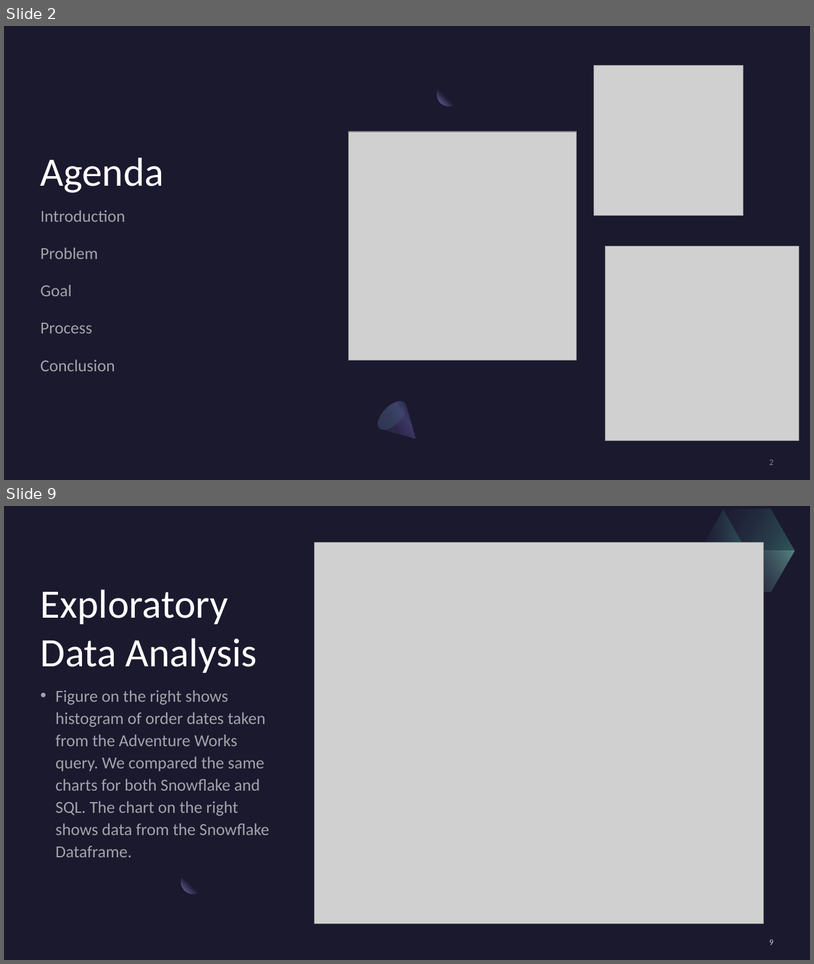
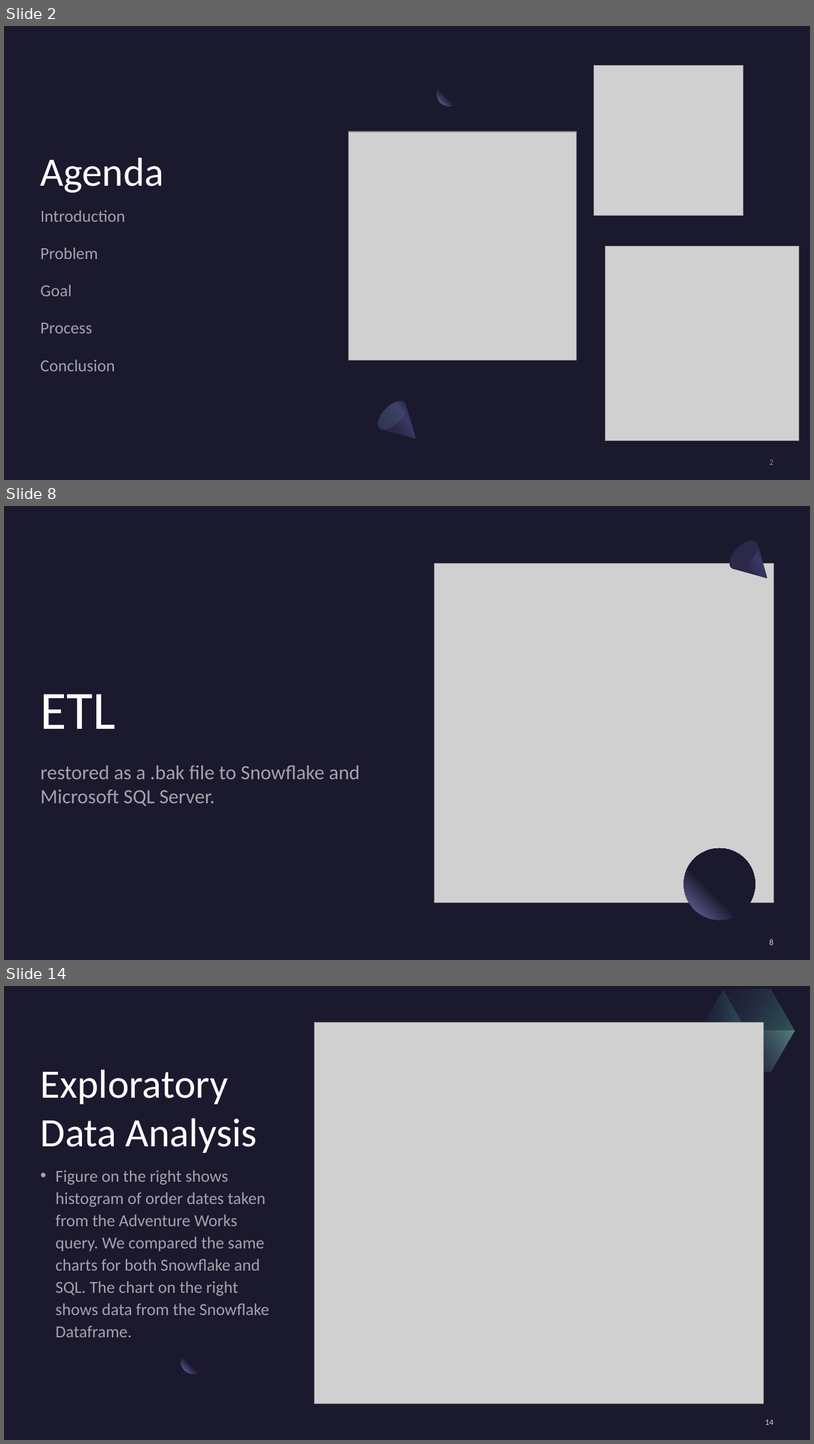
Before and after one commit to rehank1990/Capstone-3, a slide deck: Capstone 3 Datawarehouse Comparisons.pptx. Shown one above the other, each under a label of ours: slides 2 and 9 before the commit, slides 2, 8 and 14 after it; the slides between them are not shown. The pictures are 814x964 and 814x1444 pixels, drawn with LibreOffice and Linux fonts; fonts in the diff are those of the drawing; grey boxes stand for pictures. Boxes give left, top, right and bottom in pixels: in the first picture for what was removed or moved away, otherwise in the second. Text is boxed around its words. In the diff, an @@ line names an element or a change of style, - is before the commit and + after.

```diff
--- a/Capstone 3 Datawarehouse Comparisons.pptx
+++ b/Capstone 3 Datawarehouse Comparisons.pptx
@@ slide 8 added at (4,506,810,960), background #1B192E @@
@@ rectangle added at (4,506,810,960), fill #1B192E @@
@@ freeform shape added at (725,536,780,591), fill gradient #2C284A to #3C3867 to #1B192E @@
@@ ellipse added at (725,535,764,574), fill #2C284A @@
@@ picture added at (435,563,774,902) @@
@@ title added at (41,694,116,729), 64 pt, text #FFFFFF @@
+ETL
@@ text added at (41,765,360,806), 24 pt, text #FFFFFF at 60% opacity @@
+restored as a .bak file to Snowflake and Microsoft SQL Server.
@@ ellipse added at (684,849,756,920), fill gradient #1B192E to #7771B2 @@
@@ page number added at (770,939,774,945), 10 pt, text #FFFFFF at 80% opacity @@
+8
@@ what was slide 9 is now slide 14 @@
@@ page number at (765,1419,774,1425): text changed @@
-9
+14
```
Also in this commit, not shown: 7 slides changed, 6 other slides added, 5 slides removed.
